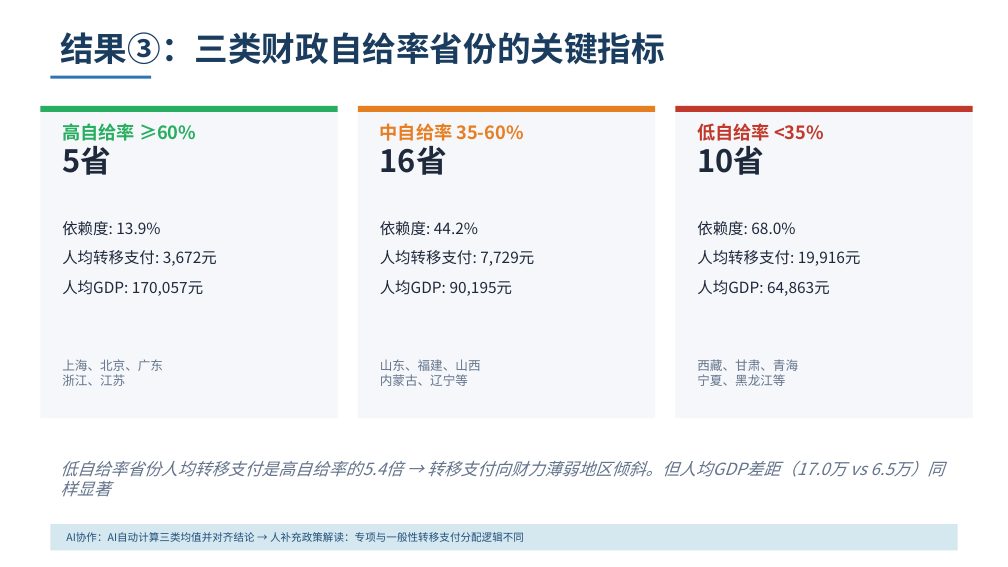
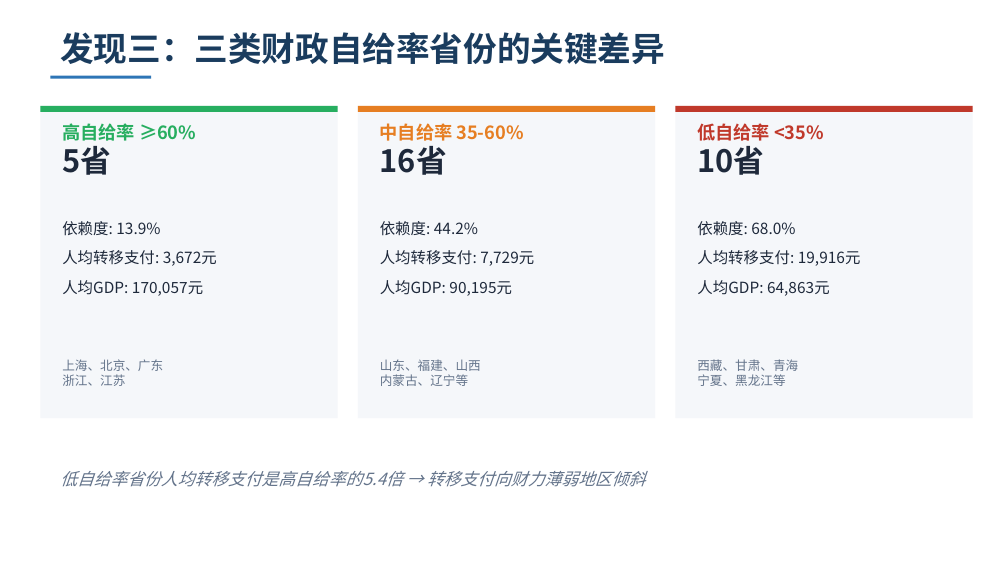
Before and after one commit to xonhaorun-afk/fiscal-transfer-analysis, a slide deck: slide 8 of output/课堂演示.pptx (slide 6 before the commit). Drawn at 1008x567 pixels with LibreOffice and Linux fonts; fonts in the diff are those of the drawing. Boxes give left, top, right and bottom in pixels: in the first picture for what was removed or moved away, otherwise in the second. Text is boxed around its words. In the diff, an @@ line names an element or a change of style, - is before the commit and + after.

Commit message:
update: 优化报告结构和PPT讲述逻辑，新增空间计量章节和政策启示

```diff
--- a/output/课堂演示.pptx
+++ b/output/课堂演示.pptx
@@ text at bbox=[60, 32, 665, 64]: text changed @@
-结果③：三类财政自给率省份的关键指标
+发现三：三类财政自给率省份的关键差异
@@ text at bbox=[60, 471, 645, 487]: text changed @@
-低自给率省份人均转移支付是高自给率的5.4倍 → 转移支付向财力薄弱地区倾斜。但人均GDP差距（17.0万 vs 6.5万）同样显著
+低自给率省份人均转移支付是高自给率的5.4倍 → 转移支付向财力薄弱地区倾斜
@@ rectangle removed at bbox=[50, 524, 958, 550] @@
@@ text removed at bbox=[66, 532, 524, 542] @@
-AI协作：AI自动计算三类均值并对齐结论 → 人补充政策解读：专项与一般性转移支付分配逻辑不同
```
Also in this commit, not shown: 8 other slides changed, 7 slides added, 2 slides removed, 1 other file.
